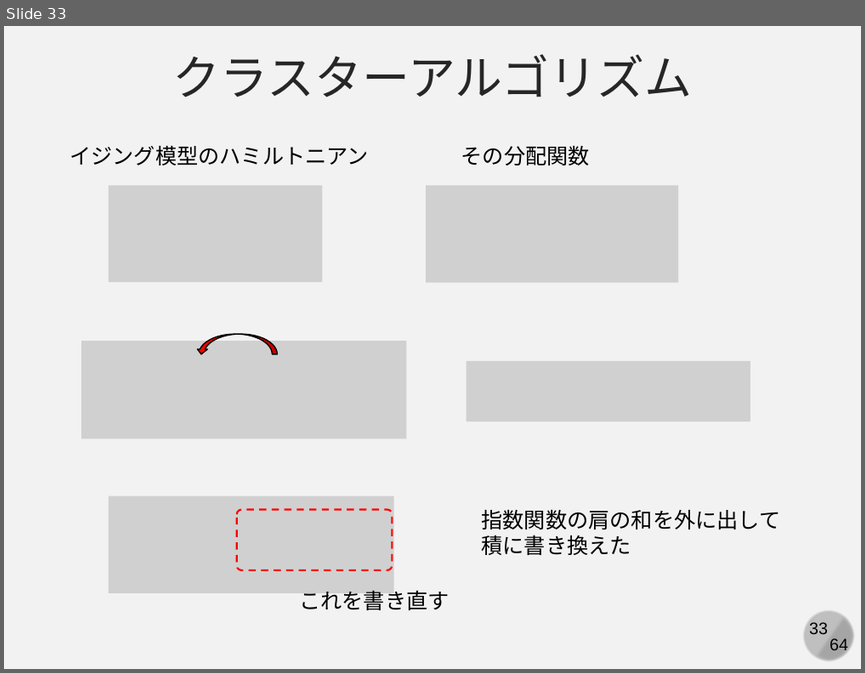
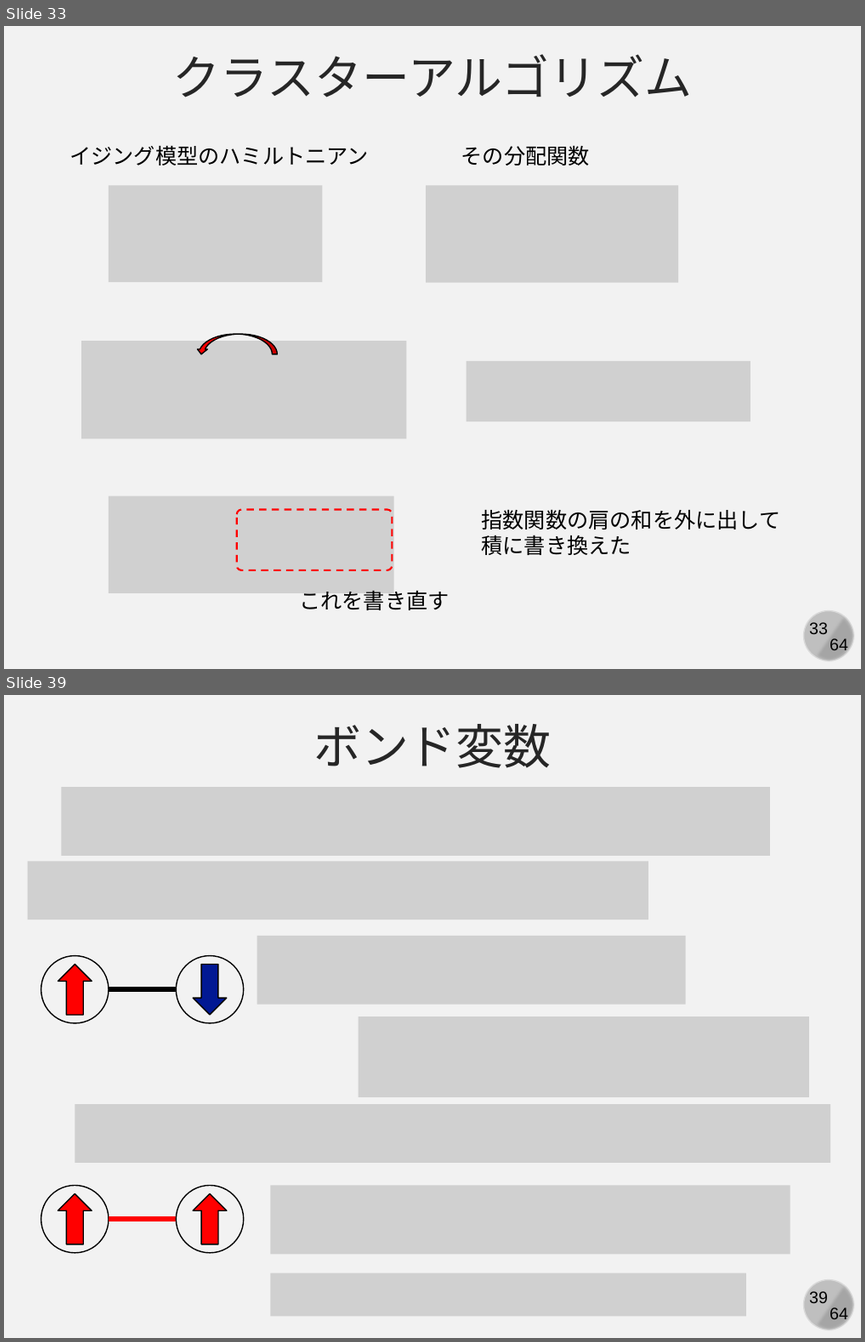
Before and after one commit to kaityo256/simulation_engineering, a slide deck: 04_mc_advanced/simulation04.pptx. Shown one above the other, each under a label of ours: slide 33 before the commit, slides 33 and 39 after it; the slides between them are not shown. The pictures are 865x673 and 865x1342 pixels, drawn with LibreOffice and Linux fonts; fonts in the diff are those of the drawing; grey boxes stand for pictures. Boxes give left, top, right and bottom in pixels: in the first picture for what was removed or moved away, otherwise in the second. Text is boxed around its words. In the diff, an @@ line names an element or a change of style, - is before the commit and + after.

```diff
--- a/04_mc_advanced/simulation04.pptx
+++ b/04_mc_advanced/simulation04.pptx
@@ slide 39 added at bbox=[4, 695, 861, 1338], background #F2F2F2; not listed: 4 template elements that a slide beside it also shows @@
@@ text added at bbox=[313, 724, 551, 768], 40 pt, text #262626 @@
+ボンド変数
@@ picture added at bbox=[62, 787, 770, 855] @@
@@ picture added at bbox=[28, 862, 648, 919] @@
@@ picture added at bbox=[256, 936, 685, 1004] @@
@@ ellipse added at bbox=[41, 955, 109, 1023], outline #000000 1 pt @@
@@ down arrow added at bbox=[58, 964, 92, 1015], fill #FF0000, outline #000000 1 pt @@
@@ ellipse added at bbox=[177, 955, 244, 1023], outline #000000 1 pt @@
@@ down arrow added at bbox=[193, 964, 226, 1015], fill #011893, outline #000000 1 pt @@
@@ line added from (109, 990) to (177, 990), #000000 4.5 pt @@
@@ picture added at bbox=[358, 1016, 809, 1097] @@
@@ picture added at bbox=[75, 1104, 831, 1162] @@
@@ ellipse added at bbox=[41, 1185, 109, 1253], outline #000000 1 pt @@
@@ down arrow added at bbox=[58, 1194, 92, 1244], fill #FF0000, outline #000000 1 pt @@
@@ ellipse added at bbox=[177, 1185, 244, 1253], outline #000000 1 pt @@
@@ down arrow added at bbox=[193, 1194, 226, 1244], fill #FF0000, outline #000000 1 pt @@
@@ picture added at bbox=[270, 1185, 789, 1253] @@
@@ line added from (109, 1219) to (177, 1219), #FF0000 4.5 pt @@
@@ picture added at bbox=[270, 1272, 746, 1315] @@
```
Also in this commit, not shown: 1 slide changed, 5 other slides added.
